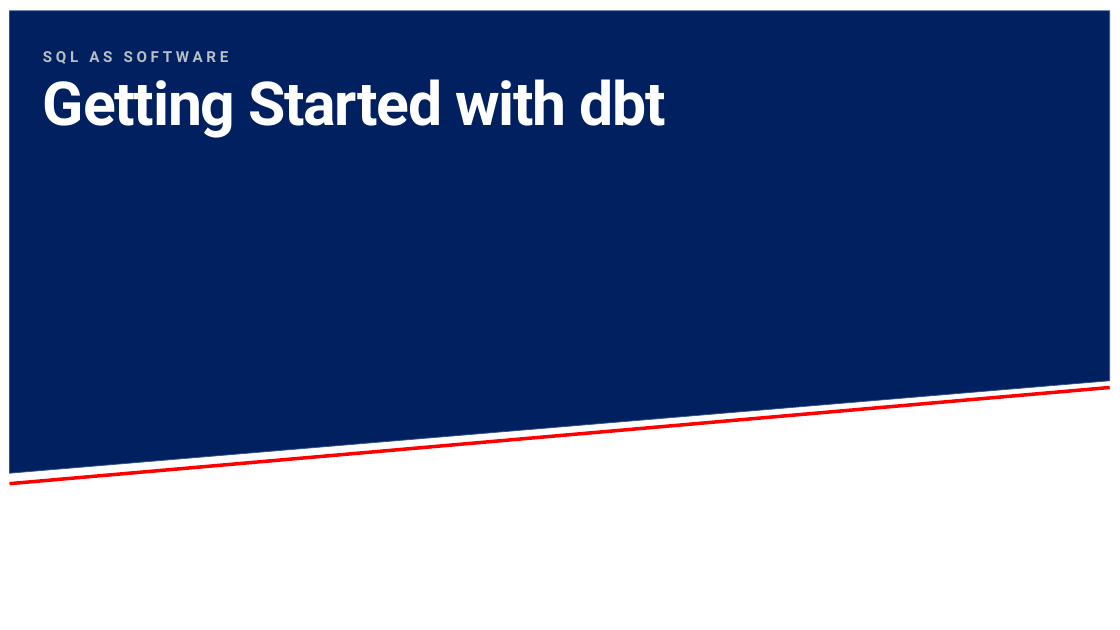
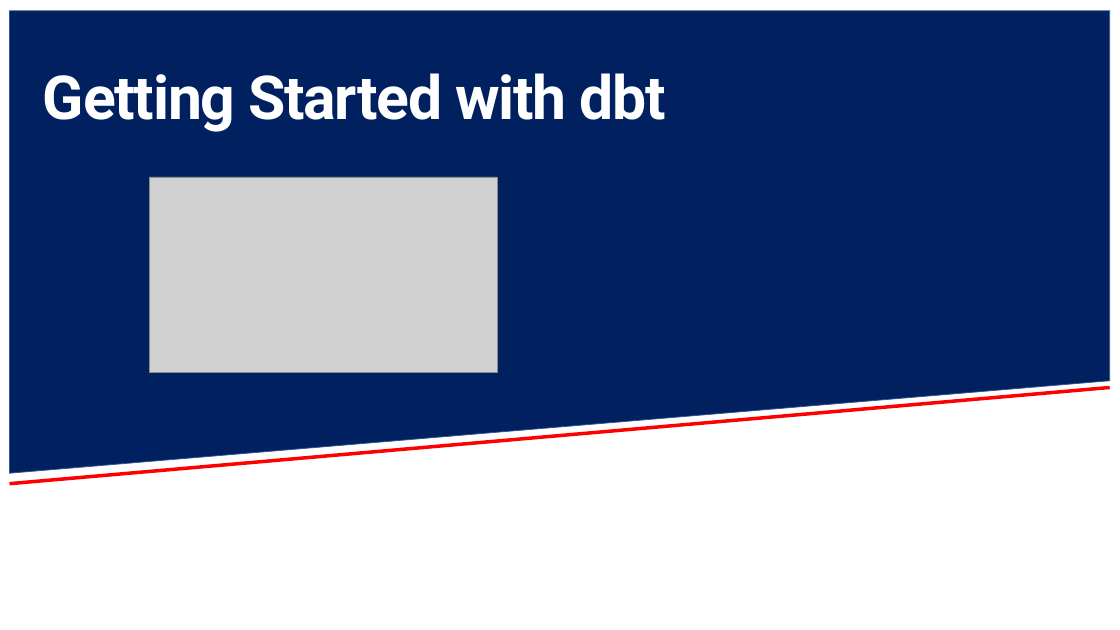
Before and after one commit to aboerger/getting-started-with-dbt, a slide deck: slide 1 of sql-as-software-getting-started-with-dbt.pptx. Drawn at 1120x630 pixels with LibreOffice and Linux fonts; fonts in the diff are those of the drawing; grey boxes stand for pictures; background and template pictures are left out. Boxes give left, top, right and bottom in pixels: in the first picture for what was removed or moved away, otherwise in the second. Text is boxed around its words. In the diff, an @@ line names an element or a change of style, - is before the commit and + after.

```diff
--- a/sql-as-software-getting-started-with-dbt.pptx
+++ b/sql-as-software-getting-started-with-dbt.pptx
@@ text removed at (x1=43, y1=51, x2=229, y2=64) @@
-SQL AS SOFTWARE
@@ text "Getting Started with dbt" moved from (x1=43, y1=79, x2=665, y2=138) to (x1=43, y1=73, x2=665, y2=132) @@
@@ picture added at (x1=149, y1=177, x2=497, y2=373) @@
```
Also in this commit, not shown: 29 other slides changed, 4 slides added, 1 slide removed, 2 other files.
